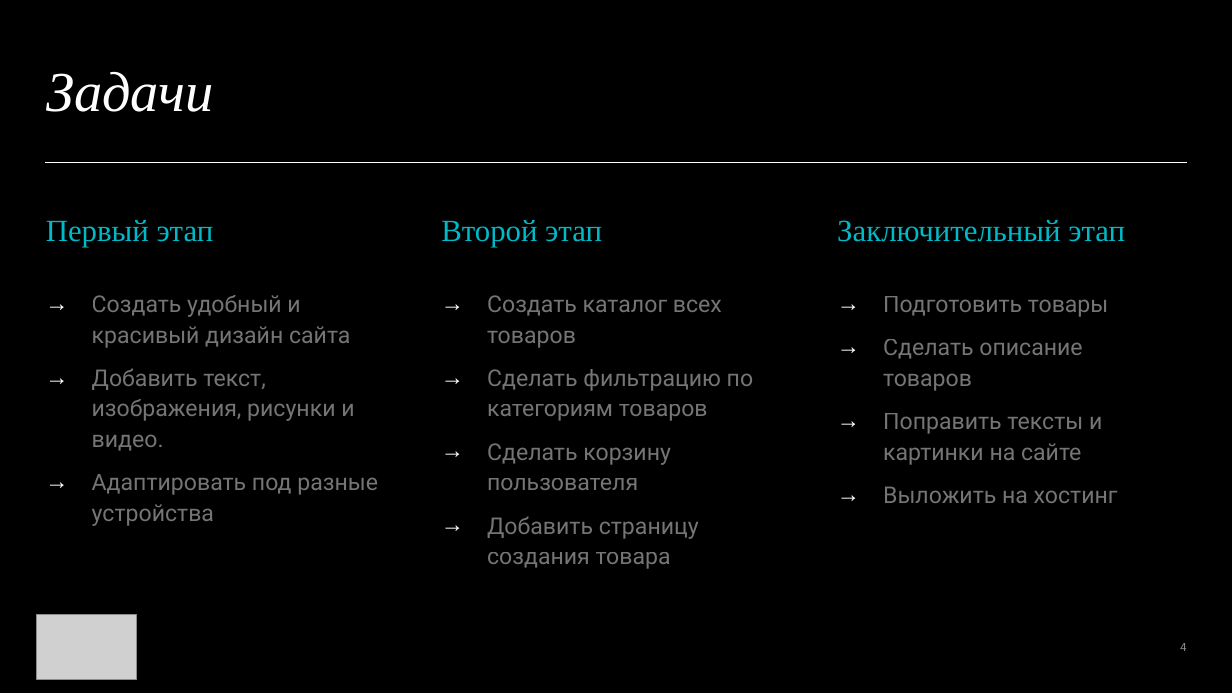
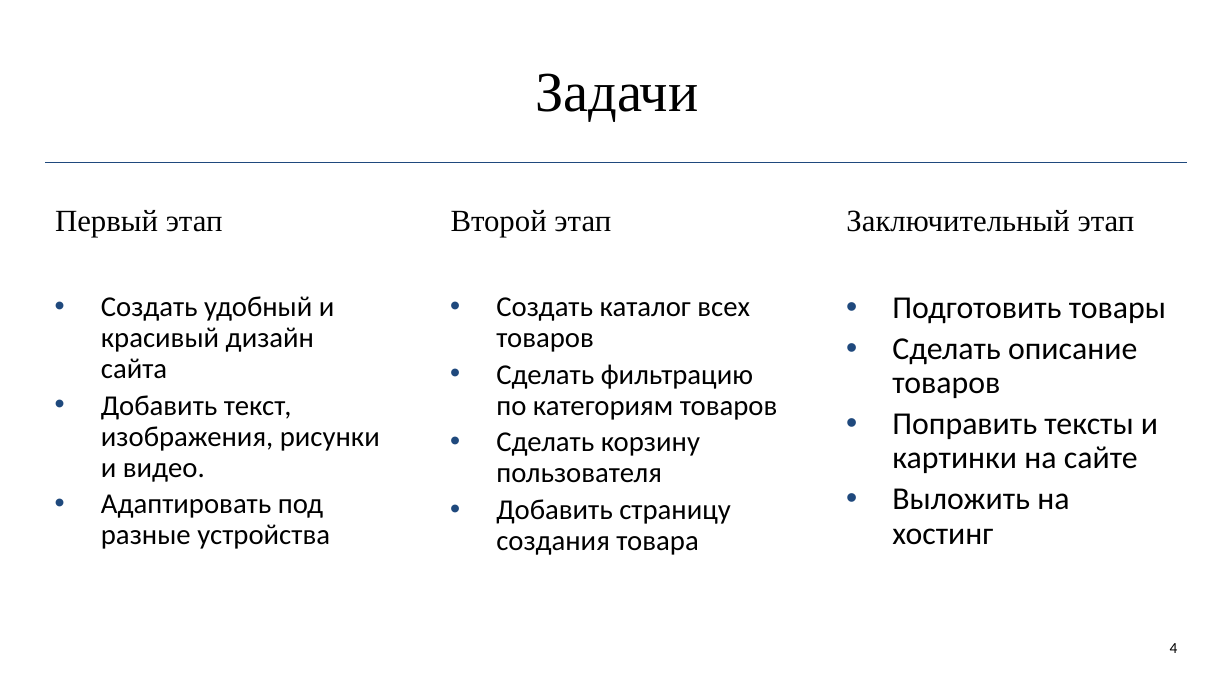
Before and after one commit to R1ccoon/Ip3s, a slide deck: slide 4 of not_site_files/pres.pptx. Drawn at 1232x693 pixels with LibreOffice and Linux fonts; fonts in the diff are those of the drawing; grey boxes stand for pictures. Boxes give left, top, right and bottom in pixels: in the first picture for what was removed or moved away, otherwise in the second. Text is boxed around its words. In the diff, an @@ line names an element or a change of style, - is before the commit and + after.

```diff
--- a/not_site_files/pres.pptx
+++ b/not_site_files/pres.pptx
@@ background #000000 to #FFFFFF @@
@@ title "Задачи" at box(535, 73, 698, 122): text colour #FFFFFF to #000000, italic off; alignment left to centre @@
@@ line (45, 163) - (1188, 163): stroke #FFFFFF 0.5 pt to #1F497D 0.5 pt @@
@@ text colour #00BAC8 to #000000; line spacing 1.4 to 1; less space between paragraphs in 3 elements at box(55, 210, 223, 237), box(451, 210, 611, 237), box(846, 210, 1135, 232) @@
@@ text "Создать удобный и красивый дизайн ..." at box(101, 296, 380, 549): size 18 to 22.4 pt, font Roboto to Calibri, text colour #FFFFFF at 46% opacity to #000000; bullet → to •; line spacing 1.1 to 0.9; less space between paragraphs; bullet colour #FFFFFF to #1F497D @@
@@ text "Создать каталог всех товаров" at box(496, 297, 778, 555): size 18 to 22.4 pt, font Roboto to Calibri, text colour #FFFFFF at 46% opacity to #000000; bullet → to •; line spacing 1.1 to 0.9; less space between paragraphs; bullet colour #FFFFFF to #1F497D @@
@@ text "Подготовить товары" at box(892, 297, 1166, 545): size 18 to 24.8 pt, font Roboto to Calibri, text colour #FFFFFF at 46% opacity to #000000; bullet → to •; line spacing 1.1 to 0.9; less space between paragraphs; bullet colour #FFFFFF to #1F497D @@
@@ picture removed at box(37, 615, 137, 680) @@
@@ page number at box(1170, 643, 1178, 653): size 9 to 12 pt, font Roboto to Calibri, text colour #FFFFFF at 55% opacity to #000000 @@
```
Also in this commit, not shown: 7 other slides changed, 2 slides added, 1 slide removed.
